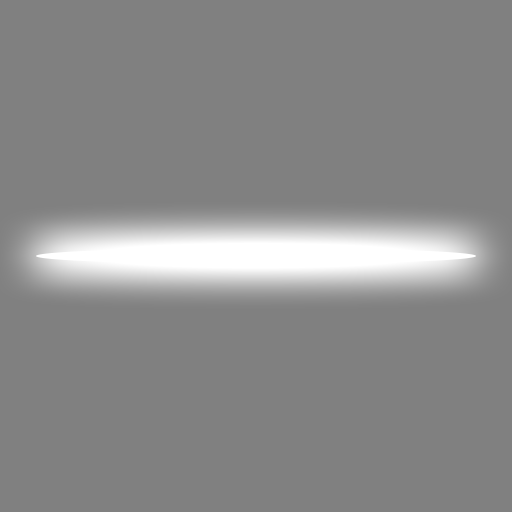
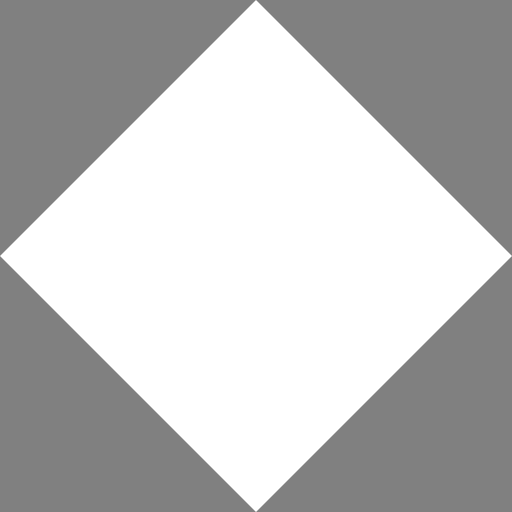
Before/after of a 512px x 512px layered artwork. What changed in the layer stack:
added layer "Rectangle 2" above "HOLD GLOW" over left=0, top=0, right=512, bottom=512
hid group "HOLD GLOW" (2 layers) over left=36, top=244, right=476, bottom=268
